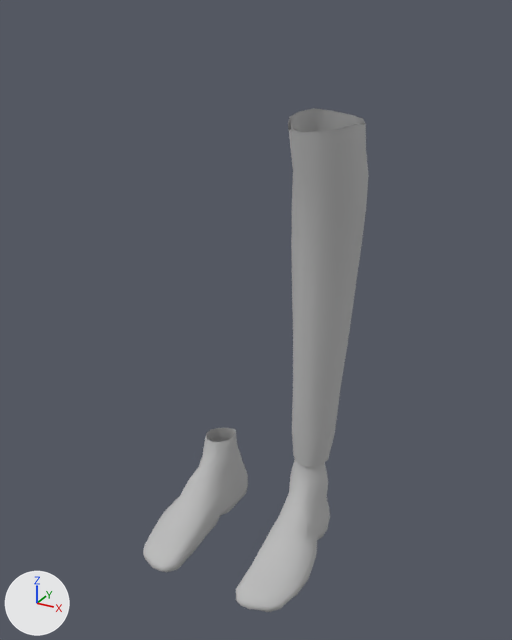
Renders of the OBJ model Final_Project/model/leg22.obj from each side of a commit.
Rendered twice from a camera (50 mm lens) standing at (0.299, -0.536, 0.523) and looking at (0.01, -0.011, 0.261). Every picture has the same lights, and +X, +Y and +Z are marked at lower left. Where no turn or scale is listed for an object, it has been applied to the vertices.

The first picture shows 'leg22'.
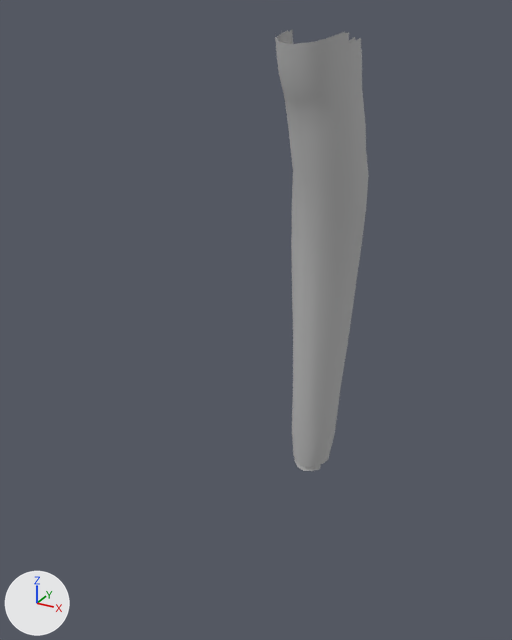
Changed parts and their boxes (x1, y1, x2, y2) in the pictures (512 x 640 px):
'leg22', reshaped (58% narrower, 12% shorter): before (143, 108, 369, 612); after (275, 30, 369, 471)
part 1 of me_leg22, deleted: before (143, 428, 248, 572)
part 2 of me_leg22, deleted: before (236, 461, 330, 612)
part 3 of me_leg22, added: after (275, 30, 366, 133)

Patch to the scene script:
```diff
--- a/Final_Project/model/leg22.obj.py
+++ b/Final_Project/model/leg22.obj.py
@@ me_leg22 @@
 # used by ob_leg22; location = (0.0, 0.0, 0.0)
-me_leg22.from_pydata(...)  # 725 vertices, 698 faces; spans x -0.087..0.094, y -0.106..0.07, z 0.004..0.442
+me_leg22.from_pydata(...)  # 328 vertices, 296 faces; spans x 0.016..0.094, y -0.031..0.07, z 0.097..0.508
+# me_leg22 part 1: the loose piece of 250 vertices spanning x -0.087..-0.034, y -0.106..0.061, z 0.004..0.098 is deleted
+# me_leg22 part 2: 243 vertices removed from x 0.034..0.087, y -0.106..0.061, z 0.004..0.097
+# me_leg22 part 3: 96 vertices added at x 0.016..0.09, y -0.031..0.056, z 0.449..0.508
 me_leg22.materials.append(mat_initialshadinggroup)
```
